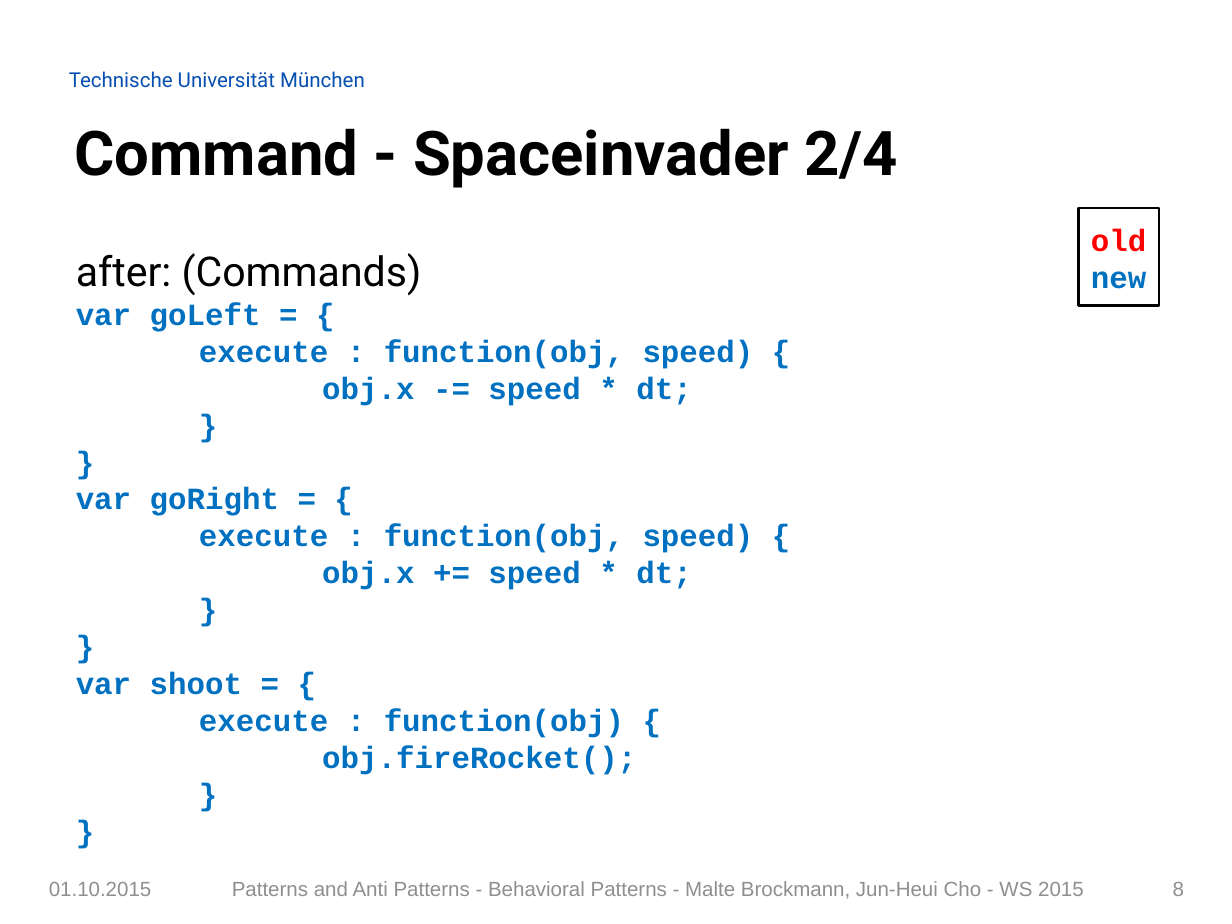
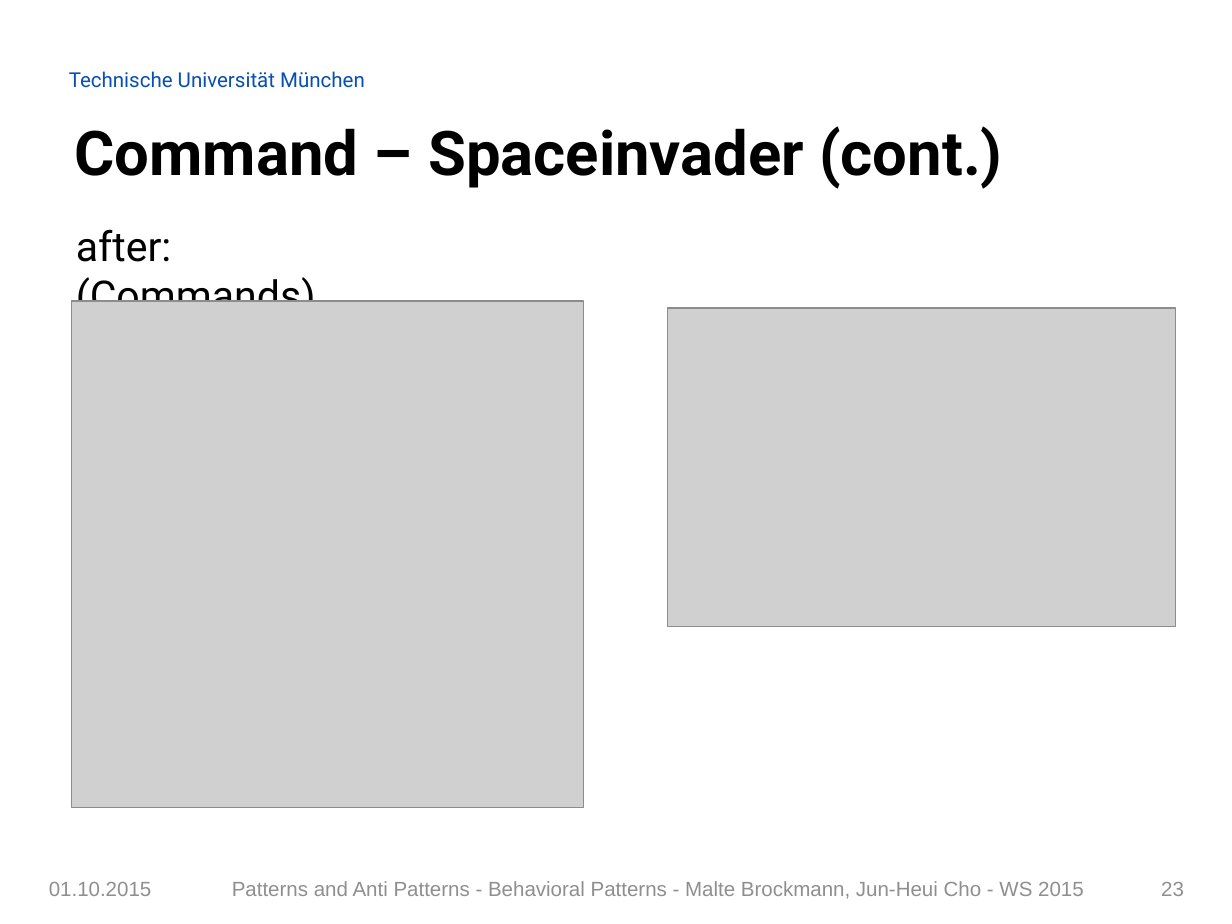
Before and after one commit to Painted6/Behavioral-design-patterns, a slide deck: slide 23 of Behavioral Patterns - JS Patterns and Anti Patterns.pptx (slide 8 before the commit). Drawn at 1232x924 pixels with LibreOffice and Linux fonts; fonts in the diff are those of the drawing; grey boxes stand for pictures; background and template pictures are left out. Boxes give left, top, right and bottom in pixels: in the first picture for what was removed or moved away, otherwise in the second. Text is boxed around its words. In the diff, an @@ line names an element or a change of style, - is before the commit and + after.

```diff
--- a/Behavioral Patterns - JS Patterns and Anti Patterns.pptx
+++ b/Behavioral Patterns - JS Patterns and Anti Patterns.pptx
@@ title at (75, 126, 1002, 189): text changed @@
-Command - Spaceinvader 2/4
+Command – Spaceinvader (cont.)
@@ text "after: (Commands)" at (76, 229, 316, 302): line spacing 1.5 to 1 @@
@@ rectangle removed at (1079, 208, 1159, 306) @@
-old
-new
@@ picture added at (71, 301, 583, 807) @@
@@ text at (76, 303, 754, 775): paragraphs removed @@
-var goLeft = {
-execute : function(obj, speed) {
-obj.x -= speed * dt;
-}
-}
-var goRight = {
-execute : function(obj, speed) {
-obj.x += speed * dt;
-}
-}
-var shoot = {
-execute : function(obj) {
-obj.fireRocket();
-}
-}
@@ picture added at (668, 308, 1175, 626) @@
@@ page number at (1161, 882, 1184, 896): text changed @@
-8
+23
```
Also in this commit, not shown: 30 other slides changed, 3 slides removed.
